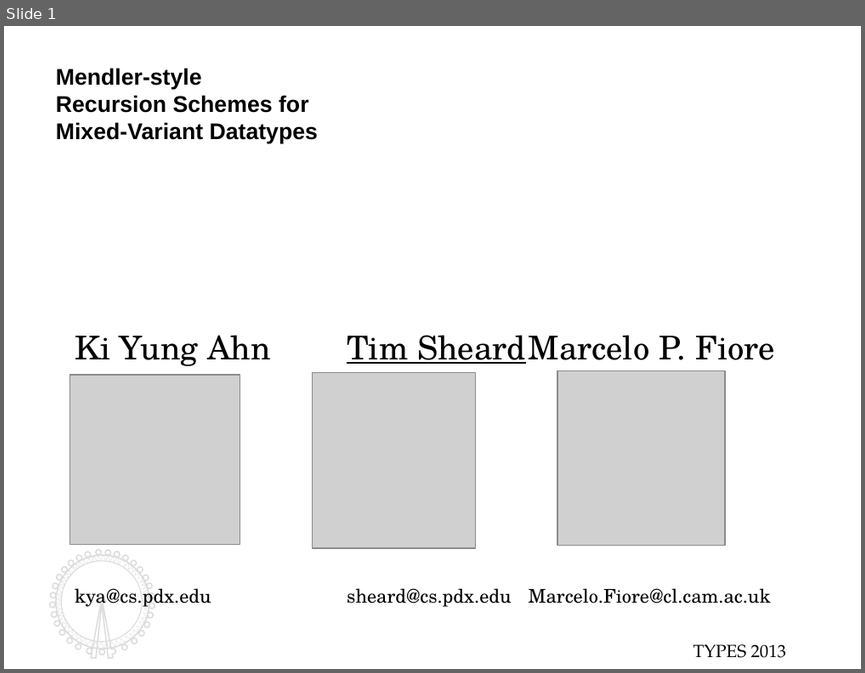
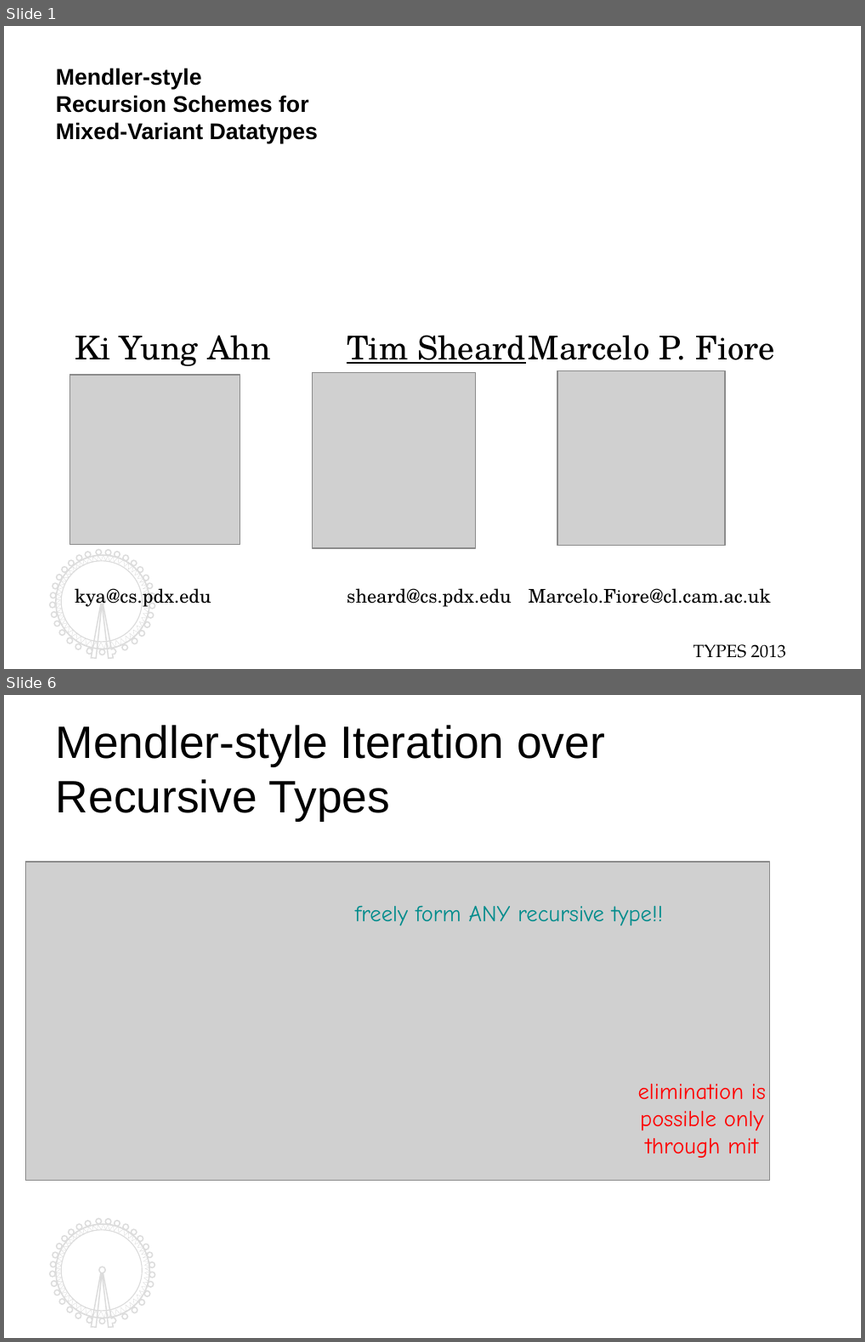
Before and after one commit to kyagrd/naxPapers, a slide deck: draft/TYPES13/ppt/myslide.odp. Shown one above the other, each under a label of ours: slide 1 before the commit, slides 1 and 6 after it; the slides between them are not shown. The pictures are 865x673 and 865x1342 pixels, drawn with LibreOffice and Linux fonts; fonts in the diff are those of the drawing; grey boxes stand for pictures. Boxes give left, top, right and bottom in pixels: in the first picture for what was removed or moved away, otherwise in the second. Text is boxed around its words. In the diff, an @@ line names an element or a change of style, - is before the commit and + after.

```diff
--- a/draft/TYPES13/ppt/myslide.odp
+++ b/draft/TYPES13/ppt/myslide.odp
@@ slide 6 added at box(4, 695, 861, 1338), background #FFFFFF; not listed: 4 template elements that a slide beside it also shows @@
@@ text added at box(56, 725, 605, 821), 36 pt, text #000000 @@
+Mendler-style Iteration over Recursive Types
@@ picture added at box(26, 862, 769, 1180) @@
@@ text added at box(355, 906, 663, 926), 18 pt, text #008B8B @@
+freely form ANY recursive type!!
@@ text added at box(638, 1083, 766, 1157), 18 pt, text #FF0000 @@
+elimination is possible only through mit
```
Also in this commit, not shown: 6 other slides changed, 6 other slides added, 2 slides removed, 3 other files.
